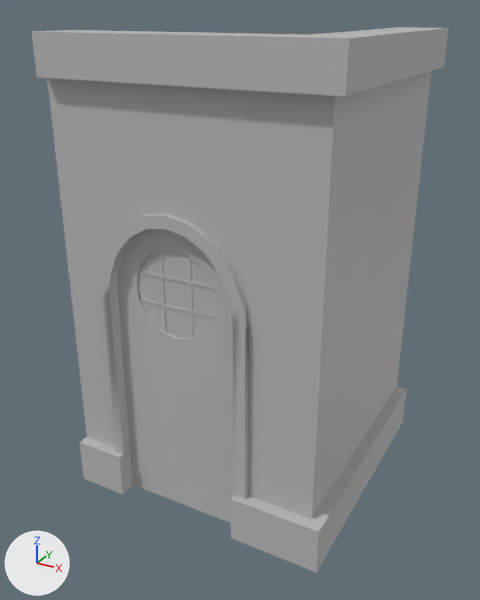
Before and after pictures for a commit that changed the FBX model Assets/Models/ACornerDoor.fbx.
Both versions are drawn from a 50 mm lens placed at (18.63, -5.73, 3.95), pointed at (16.09, -1.11, 1.64). Lighting does not change. The marker at lower left points along +X, +Y and +Z.

In view in the first picture: 'P_ACornerDoor33', 'P_ACornerDoor36', 'P_ACornerDoor38', 'P_ACornerDoor39', 'P_ACornerDoor43', 'P_ACornerDoor45', 'P_ACornerDoor51', 'P_ACornerDoor57', 'P_ACornerDoor_Door1', 'P_ACornerDoor_Door2', 'P_ACornerDoor_Door3'.
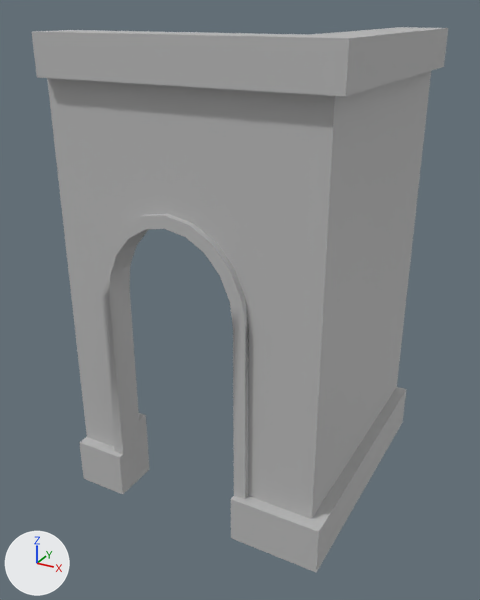
Changed parts and their boxes [x1, y1, x2, y2] in the pictures (480 x 600 px):
'P_ACornerDoor_Door1', deleted: before [118, 229, 234, 523]
'P_ACornerDoor_Door2', deleted: before [138, 250, 217, 339]
'P_ACornerDoor_Door3', deleted: before [139, 250, 215, 339]

What the commit changed:
Object 'P_ACornerDoor_Door1' (ob_p_acornerdoor_door1) is deleted.
Object 'P_ACornerDoor_Door3' (ob_p_acornerdoor_door3) is deleted.
Object 'P_ACornerDoor_Door2' (ob_p_acornerdoor_door2) is deleted.
